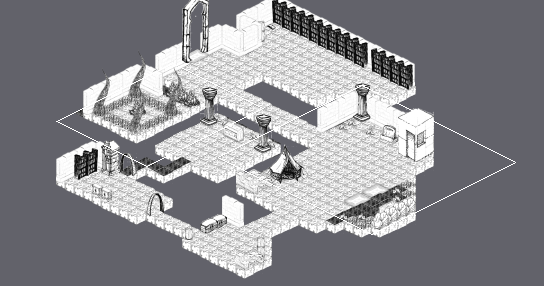
Tiled map, stored at src/main/resources/maps/dungeon2.tmx. The picture above shows the old version from afar; the outline marks the close-up.
Close-up. Earlier state:
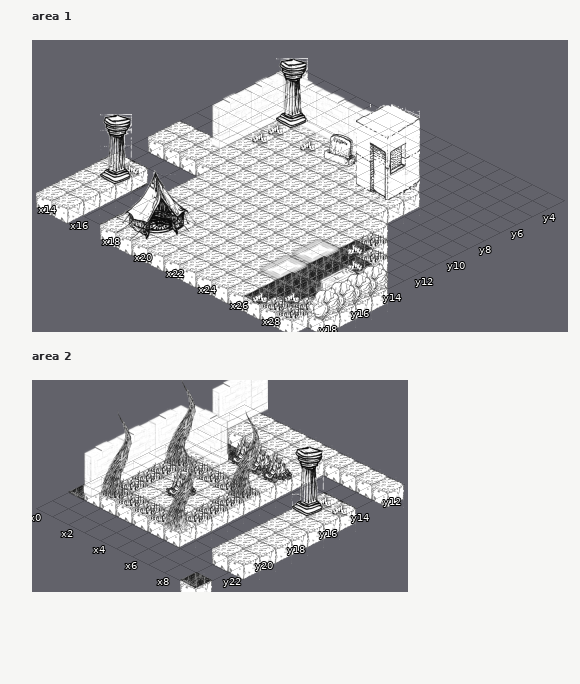
Cells are 64x32 px. Isometric: x runs down to the right, y down to the left. Shown: area 1 x 13..29, y 3..18; area 2 x 0..9, y 11..23.
The same view after the edit:
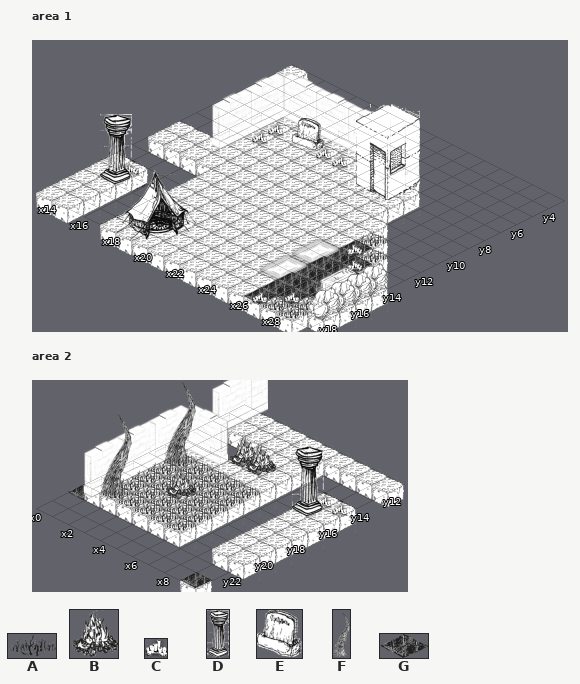
Key: from "branch2": A 0; from "campfire1": B 0; from "candle": C 0; from "column1": D 0; from "grave2": E 0 flipped left-right; from "pine2": F 0; from "tile2": G 0.
_ is an empty cell.
Difference:
Layer "terrain_layer", area 1:
The author cleared tile G in row 7 at x 16.
Layer "layer3", area 1:
The edit turns tile E into tile C in row 7 at x 20.
There is now tile C in row 7 at x 19.
The edit turns tile C into tile E in row 7 at x 18.
Layer "layer4", area 1:
The author cleared tile D in row 6 at x 16.
Layer "terrain_layer", area 2:
The author cleared tile G in row 14 at x 2; in row 16 at x 5; in row 20 at x 5.
Layer "layer3", area 2:
There is now tile A in row 17 at x 2 to 4; in row 18 at x 2 and 4; in row 19 at x 2 to 4; in row 20 at x 5.
The author cleared tile B in row 14 at x 5.
The author cleared tile F in row 16 at x 5.
Layer "layer4", area 2:
The author cleared tile F in row 20 at x 5.
Changed places in both close-ups, as pixel boxes (x1, y1, x2, y2):
changed: (276, 58, 356, 168)
changed: (133, 410, 292, 532)
